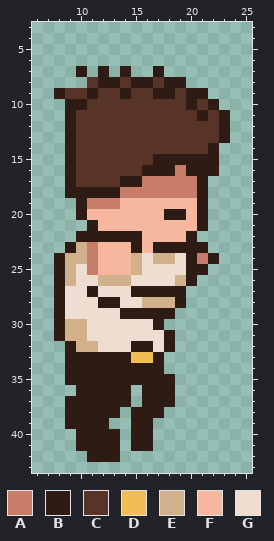
Pixel-art sprite -- sprites/Stanley/spr_kris_fall_turnaround_2.png. The picture above is the old version.
The file is 29x50 pixels. Shown: x 6..25, y 3..43.
Palette (. is transparent): A #c77d6a  B #2e1b13  C #583428  D #f1be55  E #d0b18b  F #f5b89f  G #efddd1
Pixels before, first column x 8:
 7 ..B.B.B..B......
 8 ...CBBCBBCBB....
 9 BCCBCCBCCBBCBB..
10 .BBCCCCCCCCCBCB.
11 .BCCCCCCCCCCCBCB
12 .BCCCCCCCCCCCCCB
13 .BCCCCCCCCCCCCCB
14 .BCCCCCCCCCCCCB.
15 .BCCCCCCCBBBBBB.
16 .BCCCCCCBBBABBB.
17 .BCCCCBBAAAAAB..
18 .BBBBBAAAAAAAB..
19 ..BAAAFFFFFFFB..
20 ..BFFFFFFFBBFB..
21 ...BFFFFFFFFFB..
22 ..BBBBBBFFFFB...
23 .BEAFFFBFBBBBB..
24 BEEAFFFEGEEGBAB.
25 BEGAFFFEGGGGBB..
26 BEGGEEEGGGGEB...
27 BGGBGGGBBBBB....
28 BGGGBBGGEEEB....
29 BGGGGGBBBBB.....
30 BEEGGGGGGB......
31 BEEGGGGGGGB.....
32 .BEEGGGBBGB.....
33 .BBBBBBDDB......
34 .BBBBBBBBB......
35 .BBBBBBBBBB.....
36 ..BBBBB.BBB.....
37 .BBBBBB.BBB.....
38 .BBBBB.BBB......
39 .BBBB..BB.......
40 ..BBBB.BB.......
41 ..BBBB.BB.......
42 ...BBB..........
After the commit:
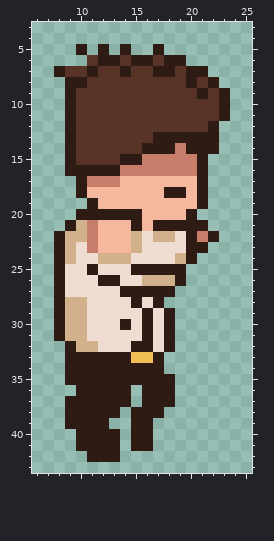
Edits made:
{"y":5,"x":10,"old":".","new":"B"}
{"y":5,"x":12,"old":".","new":"B"}
{"y":5,"x":14,"old":".","new":"B"}
{"y":5,"x":17,"old":".","new":"B"}
{"y":6,"x":11,"old":".........","new":"CBBCBBCBB"}
{"y":7,"x":8,"old":"..B.B.","new":"BCCBCC"}
{"y":7,"x":15,"old":"..","new":"CC"}
{"y":7,"x":18,"old":"....","new":"BCBB"}
{"y":8,"x":9,"old":"..","new":"BB"}
{"y":8,"x":12,"old":"BB","new":"CC"}
{"y":8,"x":15,"old":"BB","new":"CC"}
{"y":8,"x":18,"old":"BB...","new":"CCBCB"}
{"y":9,"x":8,"old":"BC","new":".B"}
{"y":9,"x":11,"old":"B","new":"C"}
{"y":9,"x":14,"old":"B","new":"C"}
{"y":9,"x":17,"old":"BB","new":"CC"}
{"y":9,"x":20,"old":"B","new":"C"}
{"y":9,"x":22,"old":"..","new":"CB"}
{"y":10,"x":10,"old":"B","new":"C"}
{"y":10,"x":20,"old":"B","new":"C"}
{"y":10,"x":22,"old":"B.","new":"CB"}
{"y":11,"x":21,"old":"B","new":"C"}
{"y":12,"x":22,"old":"CB","new":"B."}
{"y":13,"x":17,"old":"CCCCCCB","new":"BBBBBB."}
{"y":14,"x":16,"old":"CCCCCC","new":"BBBABB"}
{"y":15,"x":14,"old":"CCCBBBB","new":"BBAAAAA"}
{"y":15,"x":22,"old":"B","new":"."}
{"y":16,"x":10,"old":"CCCCCCBBB","new":"BBBBAAAAA"}
{"y":16,"x":20,"old":"B","new":"A"}
{"y":16,"x":22,"old":"B","new":"."}
{"y":17,"x":9,"old":"BCCCCBBAAAAA","new":".BAAAFFFFFFF"}
{"y":18,"x":9,"old":"B","new":"."}
{"y":18,"x":11,"old":"BBBAAAAAAA","new":"FFFFFFFBBF"}
{"y":19,"x":10,"old":"BAAA","new":".BFF"}
{"y":20,"x":11,"old":"FFFFF","new":"BBBBB"}
{"y":20,"x":18,"old":"BBFB","new":"FFB."}
{"y":21,"x":9,"old":"..B","new":"BEA"}
{"y":21,"x":15,"old":"F","new":"B"}
{"y":21,"x":17,"old":"FFFF","new":"BBBB"}
{"y":22,"x":8,"old":"..BBBBBBFFFF","new":"BEEAFFFEGEEG"}
{"y":22,"x":21,"old":"..","new":"AB"}
{"y":23,"x":8,"old":".BE","new":"BEG"}
{"y":23,"x":15,"old":"BFBBB","new":"EGGGG"}
{"y":24,"x":10,"old":"EAFFFE","new":"GGEEEG"}
{"y":24,"x":17,"old":"EEG","new":"GGE"}
{"y":24,"x":21,"old":"AB","new":".."}
{"y":25,"x":9,"old":"E","new":"G"}
{"y":25,"x":11,"old":"AFFFEGGGGBB","new":"BGGGBBBBB.."}
{"y":26,"x":9,"old":"E","new":"G"}
{"y":26,"x":12,"old":"EEE","new":"BBG"}
{"y":26,"x":16,"old":"GGGEB","new":"EEEB."}
{"y":27,"x":11,"old":"B","new":"G"}
{"y":27,"x":14,"old":"G","new":"B"}
{"y":27,"x":19,"old":"B","new":"."}
{"y":28,"x":9,"old":"GG","new":"EE"}
{"y":28,"x":12,"old":"BB","new":"GG"}
{"y":28,"x":15,"old":"GEEEB","new":"BGB.."}
{"y":29,"x":9,"old":"GG","new":"EE"}
{"y":29,"x":14,"old":"BB","new":"GG"}
{"y":29,"x":17,"old":"B","new":"G"}
{"y":30,"x":14,"old":"G","new":"B"}
{"y":30,"x":16,"old":"GB.","new":"BGB"}
{"y":31,"x":16,"old":"G","new":"B"}
